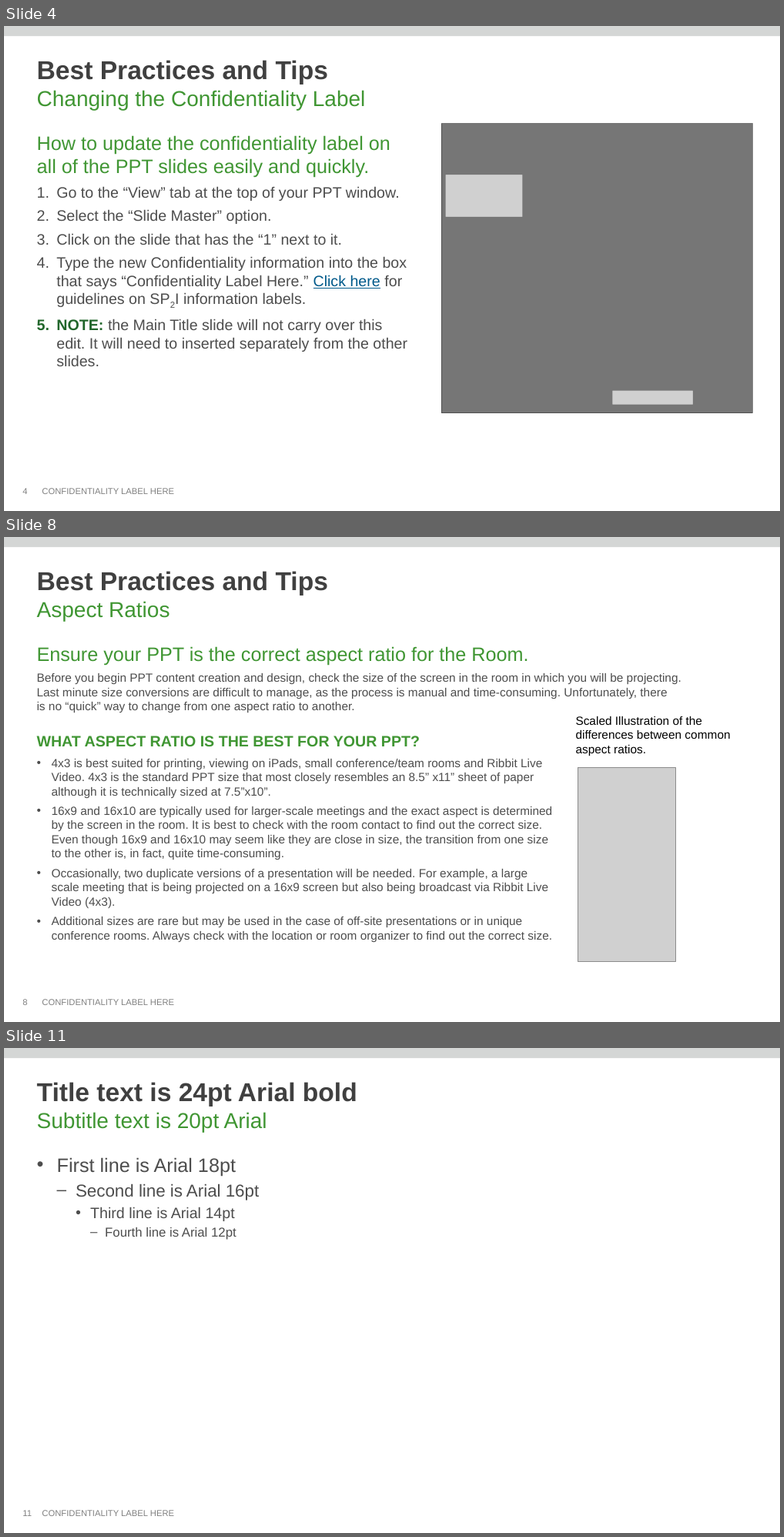
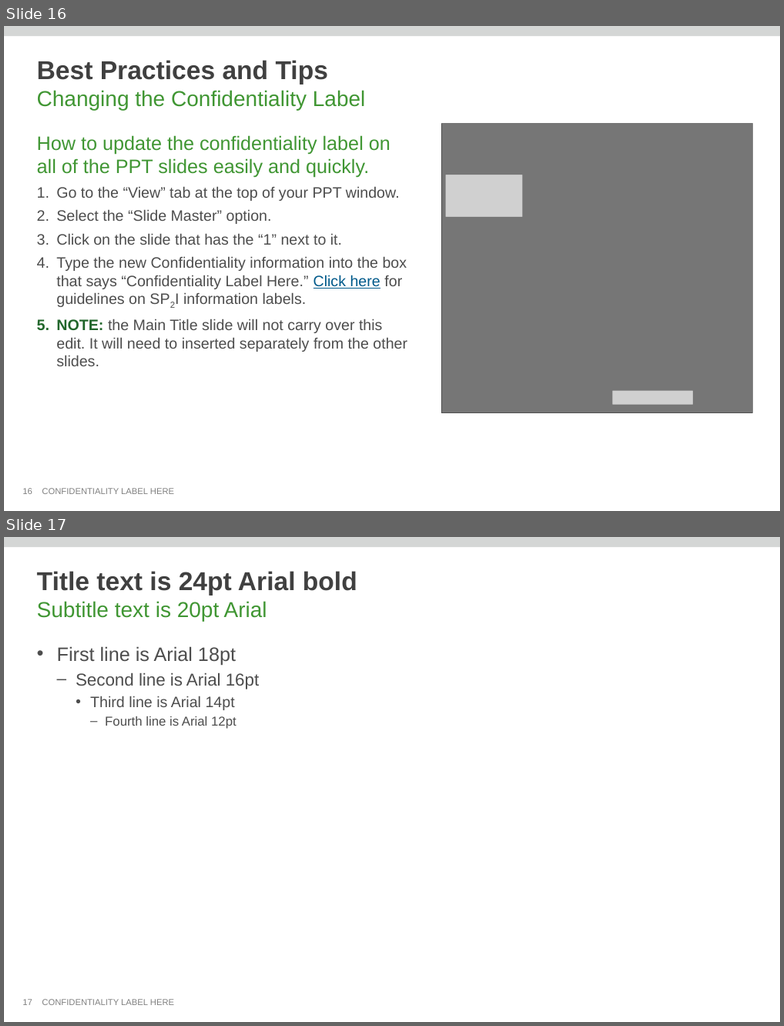
Before and after one commit to thomas-pontikes/greenhouse, a slide deck: CMF.pptx. Shown one above the other, each under a label of ours: slides 4, 8 and 11 before the commit, slides 16 and 17 after it; the slides between them are not shown. The pictures are 784x1537 and 784x1026 pixels, drawn with LibreOffice and Linux fonts; fonts in the diff are those of the drawing; grey boxes stand for pictures; background and template pictures are left out. Boxes give left, top, right and bottom in pixels: in the first picture for what was removed or moved away, otherwise in the second. Text is boxed around its words. In the diff, an @@ line names an element or a change of style, - is before the commit and + after.

Commit message:
Beginning of presentation

```diff
--- a/CMF.pptx
+++ b/CMF.pptx
@@ slide 8 removed at bbox=[4, 537, 780, 1022], background #FFFFFF; not listed: 2 template elements that a slide beside it also shows @@
@@ title removed at bbox=[37, 571, 328, 621] @@
-Best Practices and Tips
-Aspect Ratios
@@ text removed at bbox=[37, 646, 682, 713] @@
-Ensure your PPT is the correct aspect ratio for the Room.
-Before you begin PPT content creation and design, check the size of the screen in the room in which you will be projecting.
-Last minute size conversions are difficult to manage, as the process is manual and time-consuming. Unfortunately, there
-is no “quick” way to change from one aspect ratio to another.
@@ text removed at bbox=[576, 716, 730, 756] @@
-Scaled Illustration of the differences between common aspect ratios.
@@ text removed at bbox=[37, 736, 552, 942] @@
-  WHAT ASPECT RATIO IS THE BEST FOR YOUR PPT?
-• 4x3 is best suited for printing, viewing on iPads, small conference/team rooms and Ribbit Live Video. 4x3 is the standard PPT size that most closely resembles an 8.5” x11” sheet of paper although it is technically sized at 7.5”x10”.
-• 16x9 and 16x10 are typically used for larger-scale meetings and the exact aspect is determined by the screen in the room. It is best to check with the room contact to find out the correct size. Even though 16x9 and 16x10 may seem like they are close in size, the transition from one size to the other is, in fact, quite time-consuming.
-• Occasionally, two duplicate versions of a presentation will be needed. For example, a large scale meeting that is being projected on a 16x9 screen but also being broadcast via Ribbit Live Video (4x3).
-• Additional sizes are rare but may be used in the case of off-site presentations or in unique conference rooms. Always check with the location or room organizer to find out the correct size.
@@ picture removed at bbox=[578, 767, 675, 961] @@
@@ page number removed at bbox=[22, 999, 27, 1005] @@
-8
@@ what was slide 4 is now slide 16 @@
@@ page number at bbox=[22, 488, 32, 494]: text changed @@
-4
+16
@@ what was slide 11 is now slide 17 @@
@@ page number at bbox=[22, 999, 32, 1005]: text changed @@
-11
+17
```
Also in this commit, not shown: 2 slides changed, 13 slides added, 7 other slides removed.
